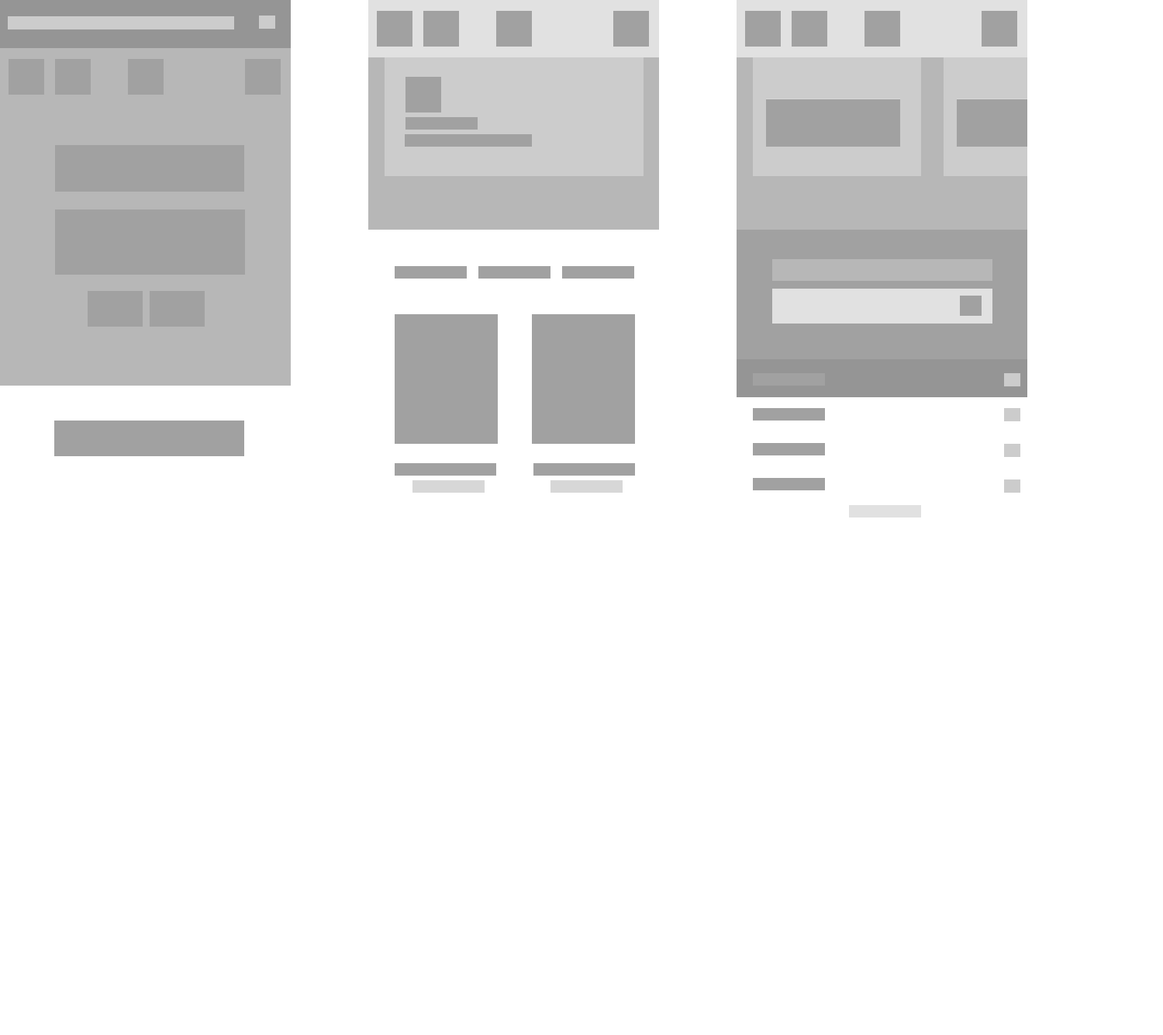
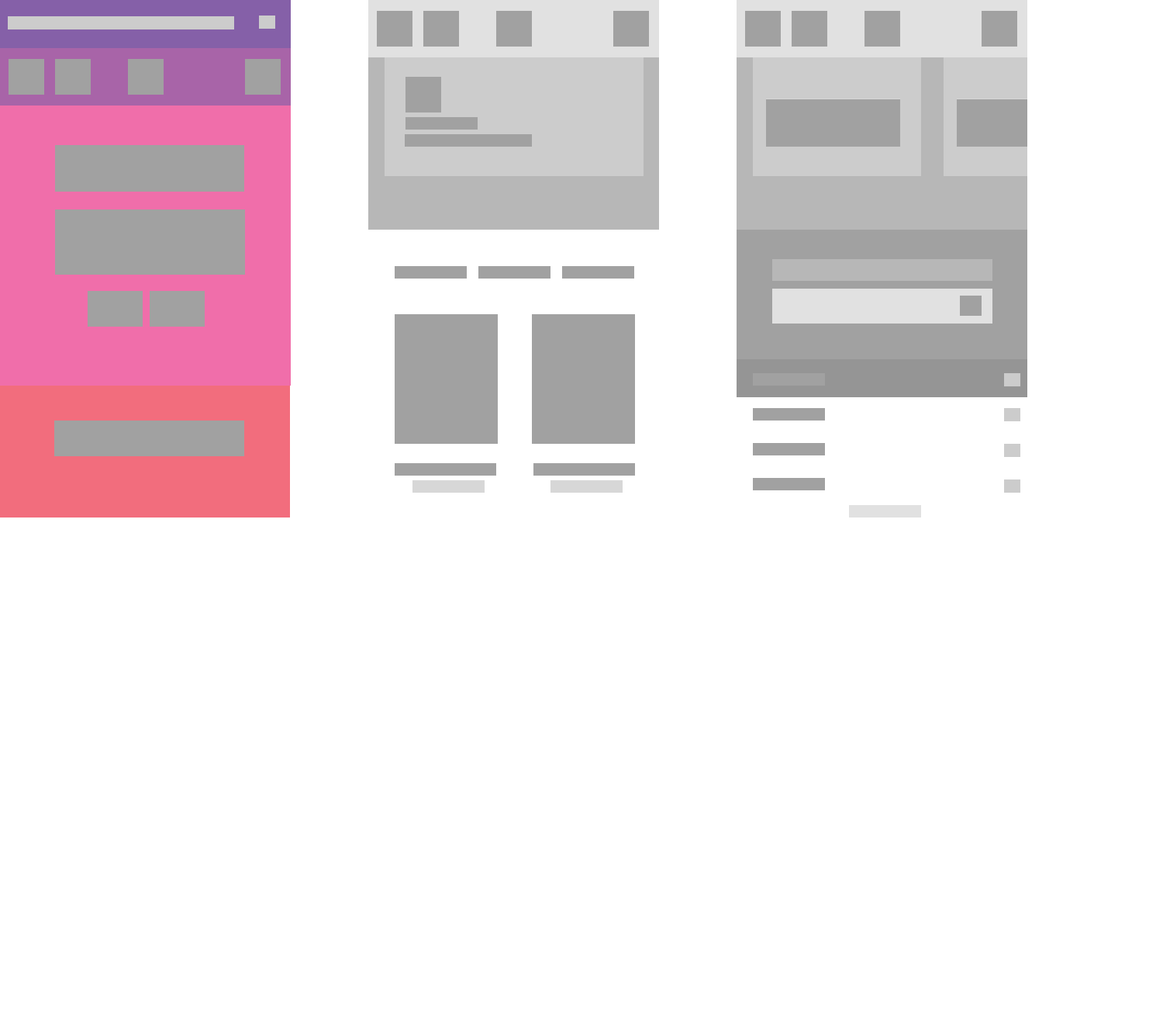
The second 1163 × 1035 image is a revision of the first. Changes to its layers:
added layer "Rectangle 2" in group "Artboard 1" over [0, 385, 291, 518]
painted on "Rectangle 1 copy 6" over [0, 105, 291, 386]
painted on "Rectangle 1 copy" over [0, 48, 291, 106]
painted on "Rectangle 1" over [0, 0, 291, 49]
